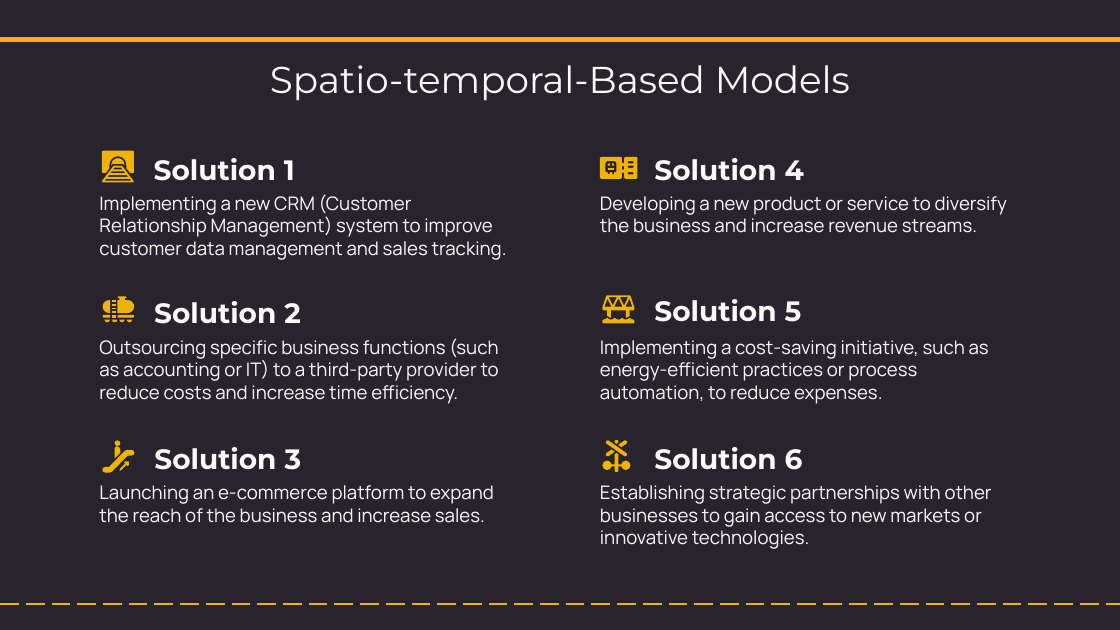
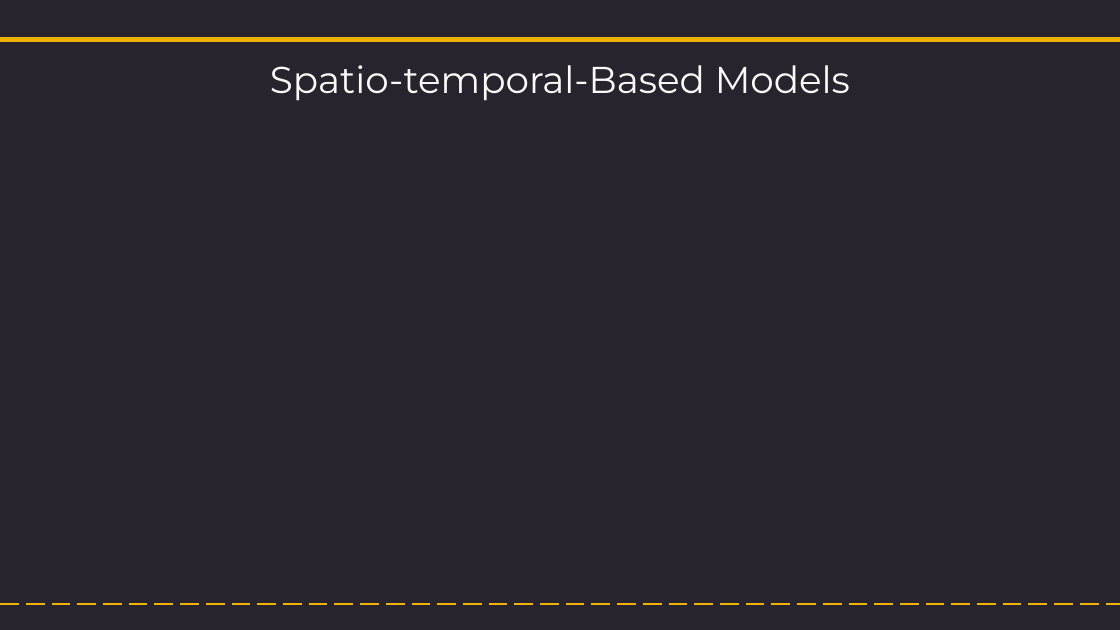
Before and after one commit to NightfuryEquinn/Ridership, a slide deck: slide 22 of docs/24202141_yipzixian_p1_presentation_revised.pptx. Drawn at 1120x630 pixels with LibreOffice and Linux fonts; fonts in the diff are those of the drawing. Boxes give left, top, right and bottom in pixels: in the first picture for what was removed or moved away, otherwise in the second. Text is boxed around its words. In the diff, an @@ line names an element or a change of style, - is before the commit and + after.

```diff
--- a/docs/24202141_yipzixian_p1_presentation_revised.pptx
+++ b/docs/24202141_yipzixian_p1_presentation_revised.pptx
@@ freeform shape removed at (102,166,134,183) @@
@@ freeform shape removed at (102,150,134,172) @@
@@ freeform shape removed at (111,158,124,166) @@
@@ subtitle removed at (154,158,295,181) @@
-Solution 1
@@ group removed at (600,157,638,179): 4 freeform shapes @@
@@ subtitle removed at (654,158,804,181) @@
-Solution 4
@@ subtitle removed at (99,194,507,260) @@
-Implementing a new CRM (Customer Relationship Management) system to improve customer data management and sales tracking.
@@ subtitle removed at (600,196,1007,233) @@
-Developing a new product or service to diversify the business and increase revenue streams.
@@ freeform shape removed at (603,296,635,318) @@
@@ subtitle removed at (654,299,802,322) @@
-Solution 5
@@ group removed at (102,297,134,321): 13 freeform shapes @@
@@ subtitle removed at (154,301,301,324) @@
-Solution 2
@@ freeform shape removed at (603,318,635,324) @@
@@ subtitle removed at (99,338,499,404) @@
-Outsourcing specific business functions (such as accounting or IT) to a third-party provider to reduce costs and increase time efficiency.
@@ subtitle removed at (600,340,989,404) @@
-Implementing a cost-saving initiative, such as energy-efficient practices or process automation, to reduce expenses.
@@ group removed at (102,440,134,473): 4 freeform shapes @@
@@ subtitle removed at (154,447,302,470) @@
-Solution 3
@@ group removed at (603,440,631,472): 5 freeform shapes @@
@@ subtitle removed at (654,447,803,470) @@
-Solution 6
@@ subtitle removed at (99,485,494,523) @@
-Launching an e-commerce platform to expand the reach of the business and increase sales.
@@ subtitle removed at (600,485,992,549) @@
-Establishing strategic partnerships with other businesses to gain access to new markets or
-innovative technologies.
```
Also in this commit, not shown: 4 other slides changed, 2 slides added, 2 slides removed, 19 other files.
